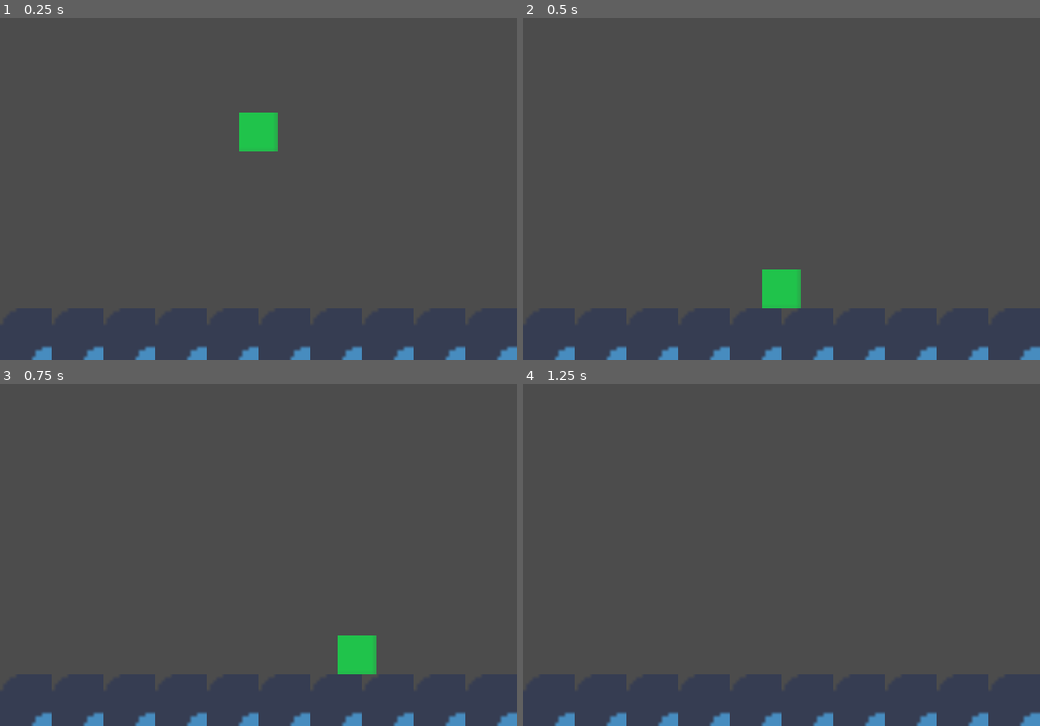
Above: before the commit, frames 1-4 (two rows, left to right).
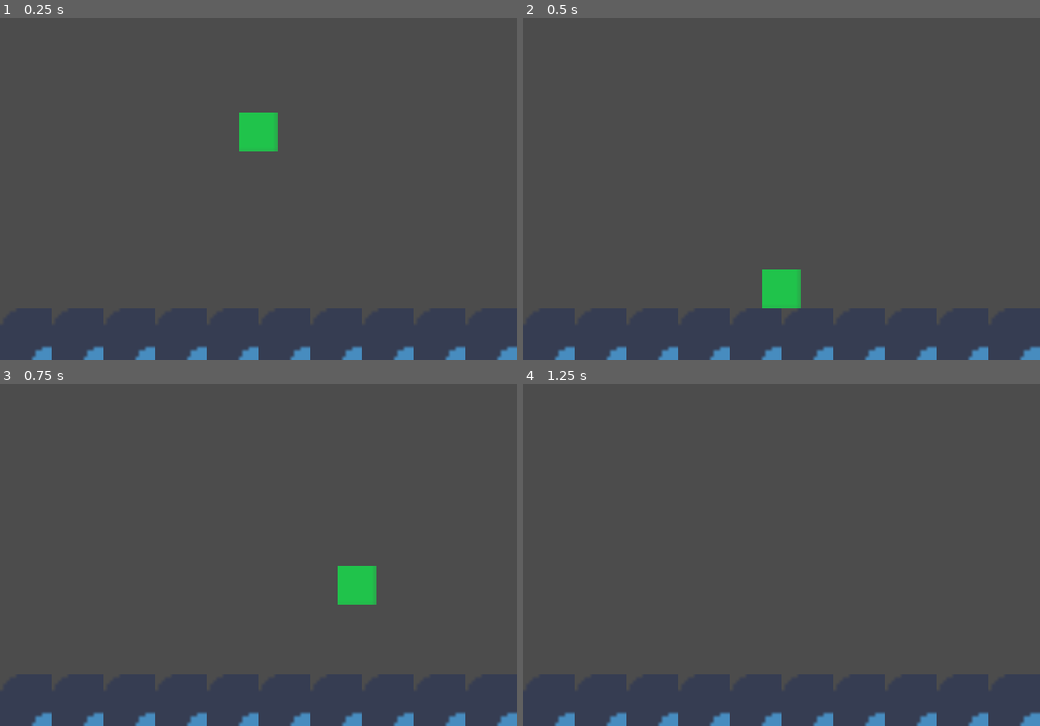
Above: after the commit, the same moments.

Repository: michaeldevlee/trials_of_the_galaxy
Game: Godot game, scene res://main.tscn
Two runs of this game, one before a commit and one after it. Both use one fixed random seed, a clock stepped at 60 frames per second and the inputs below. The engine's default icon, where the game draws it, is replaced by a stand-in: a white triangle on a blue panel in a dark square.
Inputs:
- Up to frame 1 (0.25 s): no input
- Up to frame 2 (0.5 s): no input
- Up to frame 3 (0.75 s): hold Right (right) from 0.53 s (still down); tap Space (jump) at 0.6 s
- Up to frame 4 (1.25 s): keep holding Right (right); tap Space (jump) at 0.77, 1.07 s

Frames 1-2 are identical in both runs. In frame 3, 1.7% of the frame differs, in the area x 65-73%, y 53-85%; in frame 4, nothing differs.

Commit message:
fixed is_on_floor with adding second parameter to move_and_slide()

Diff:
--- a/Core/Player/Player.gd
+++ b/Core/Player/Player.gd
@@ -14,11 +14,13 @@
 
 func get_user_movement_input(delta):
 	velocity.x = 0
+	print(is_on_floor())
 	if Input.is_action_pressed("left"):
 		velocity.x = -movement_speed * delta * speed_multiplier
 	if Input.is_action_pressed("right"):
 		velocity.x = movement_speed * delta * speed_multiplier
-	if Input.is_action_just_pressed("jump") && abs(velocity.y) <= 2:
+	if Input.is_action_just_pressed("jump") and is_on_floor():
+		print(is_on_floor())
 		velocity.y -= jump_speed * 50
 
 func _ready():
@@ -26,6 +28,6 @@
 
 
 func _physics_process(delta):
-	velocity = move_and_slide(velocity)
+	velocity = move_and_slide(velocity, Vector2.UP)
 	apply_gravity(delta)
 	get_user_movement_input(delta)
